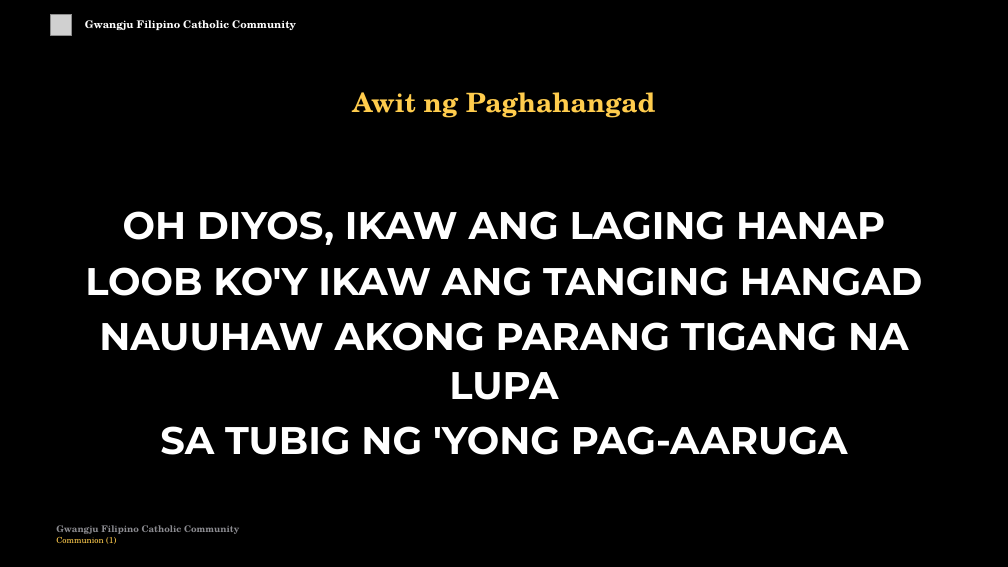
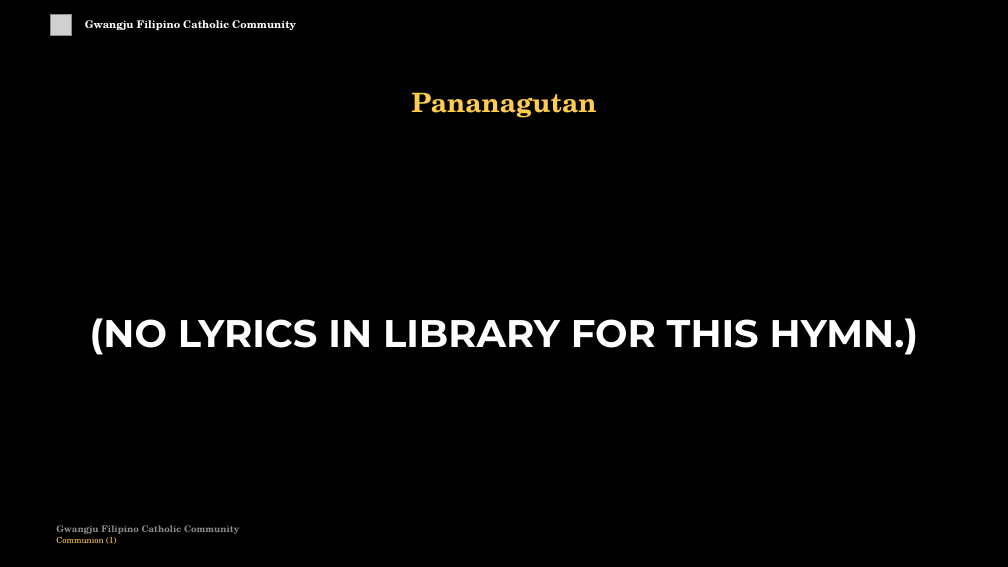
Before and after one commit to divinogabriel9/verbum, a slide deck: slide 54 of outputs/GFCC17May2026_Eastertide.pptx. Drawn at 1008x567 pixels with LibreOffice and Linux fonts; fonts in the diff are those of the drawing; grey boxes stand for pictures. Boxes give left, top, right and bottom in pixels: in the first picture for what was removed or moved away, otherwise in the second. Text is boxed around its words. In the diff, an @@ line names an element or a change of style, - is before the commit and + after.

```diff
--- a/outputs/GFCC17May2026_Eastertide.pptx
+++ b/outputs/GFCC17May2026_Eastertide.pptx
@@ text at <box>411,92,596,118</box>: text changed @@
-Awit ng Paghahangad
+Pananagutan
@@ text at <box>90,318,919,355</box>: text changed @@
-OH DIYOS, IKAW ANG LAGING HANAP
-LOOB KO'Y IKAW ANG TANGING HANGAD
-NAUUHAW AKONG PARANG TIGANG NA LUPA
-SA TUBIG NG 'YONG PAG-AARUGA
+(NO LYRICS IN LIBRARY FOR THIS HYMN.)
```
Also in this commit, not shown: 9 other slides changed, 11 slides removed, 19 other files.
